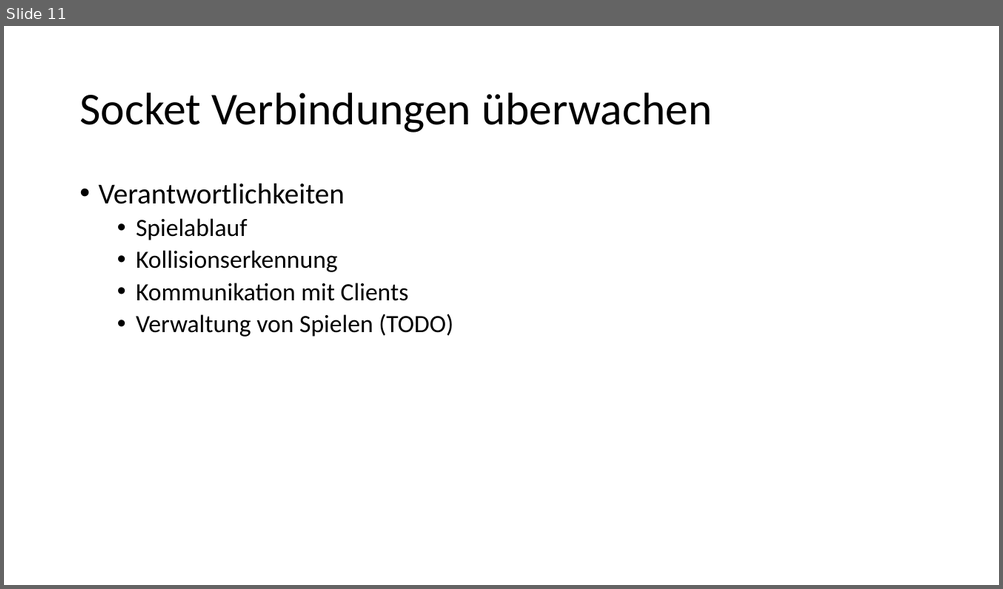
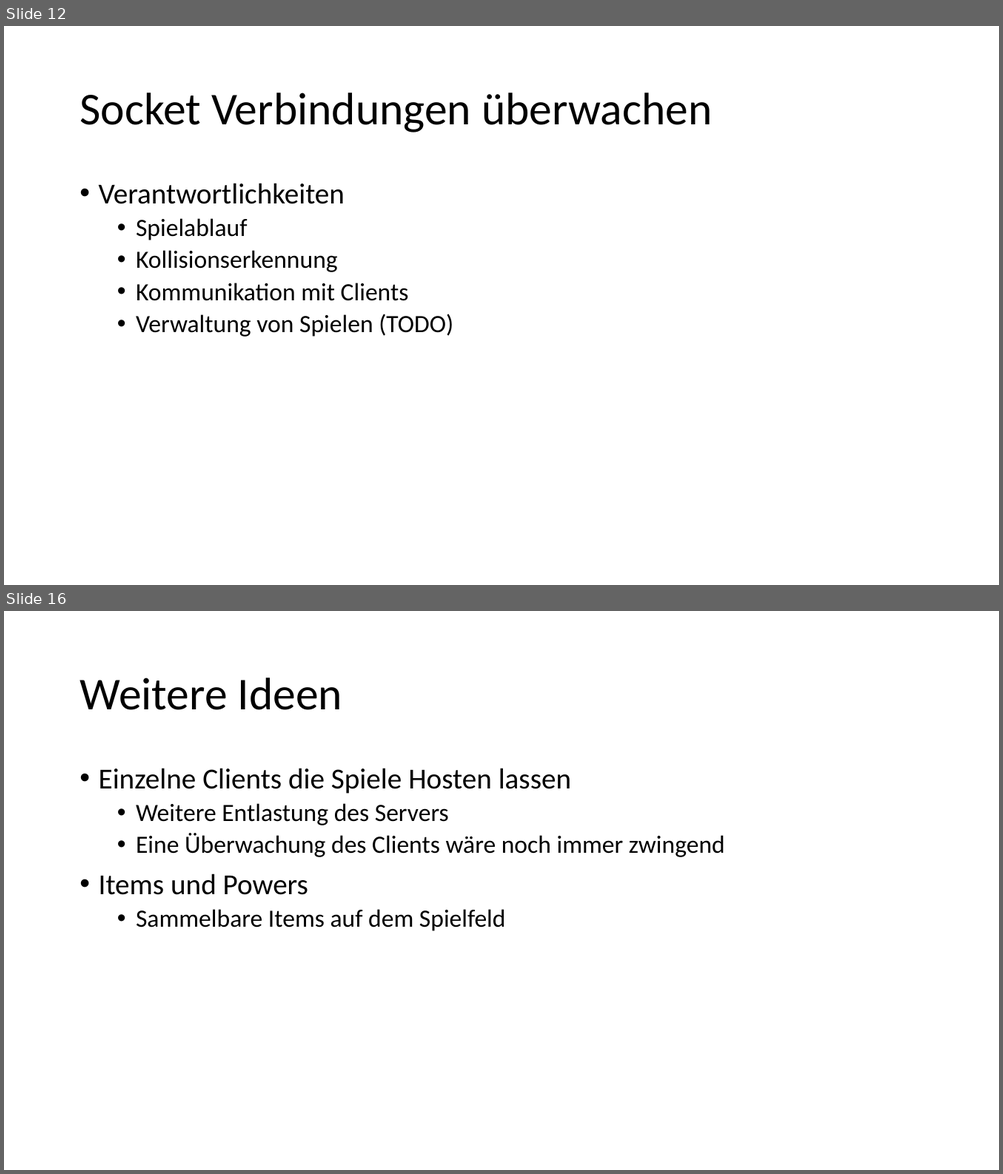
Before and after one commit to Toixinhell/Versteckies, a slide deck: Fangies.pptx. Shown one above the other, each under a label of ours: slide 11 before the commit, slides 12 and 16 after it; the slides between them are not shown. The pictures are 1003x589 and 1003x1174 pixels, drawn with LibreOffice and Linux fonts; fonts in the diff are those of the drawing. Boxes give left, top, right and bottom in pixels: in the first picture for what was removed or moved away, otherwise in the second. Text is boxed around its words. In the diff, an @@ line names an element or a change of style, - is before the commit and + after.

```diff
--- a/Fangies.pptx
+++ b/Fangies.pptx
@@ slide 16 added at (4, 611, 999, 1170), background #FFFFFF @@
@@ title added at (79, 678, 342, 710), 44 pt, text #000000 @@
+Weitere Ideen
@@ text added at (99, 768, 725, 931), 24 pt, text #000000 @@
+• Einzelne Clients die Spiele Hosten lassen
+  • Weitere Entlastung des Servers
+  • Eine Überwachung des Clients wäre noch immer zwingend
+• Items und Powers
+  • Sammelbare Items auf dem Spielfeld
@@ what was slide 11 is now slide 12 @@
```
Also in this commit, not shown: 2 slides changed, 2 other slides added, 2 slides removed.
